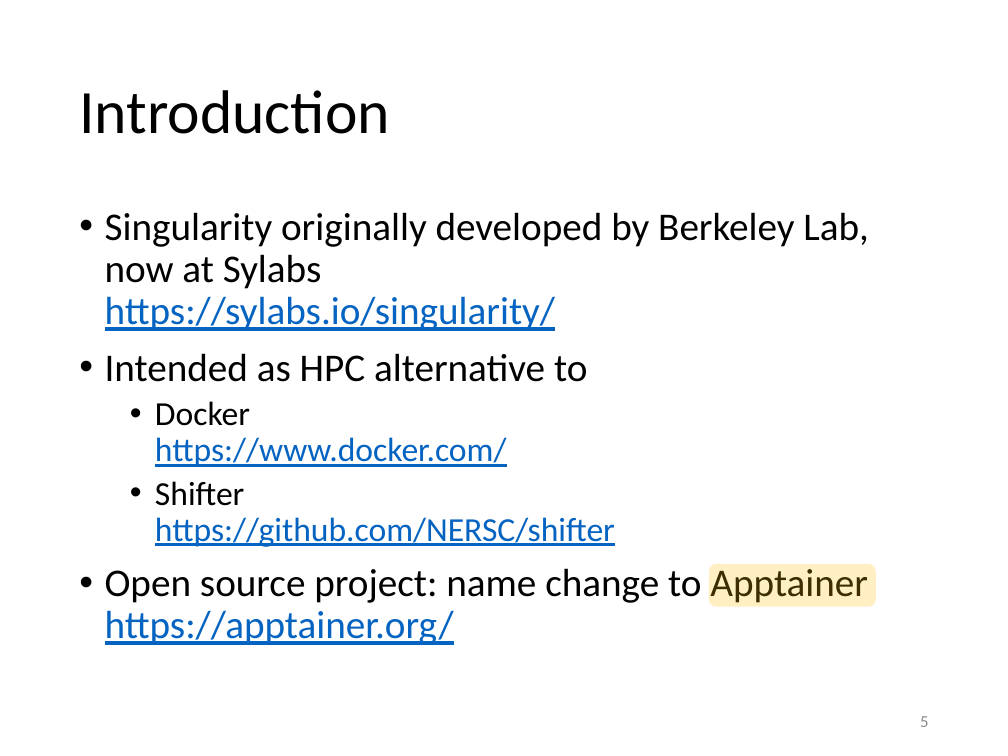
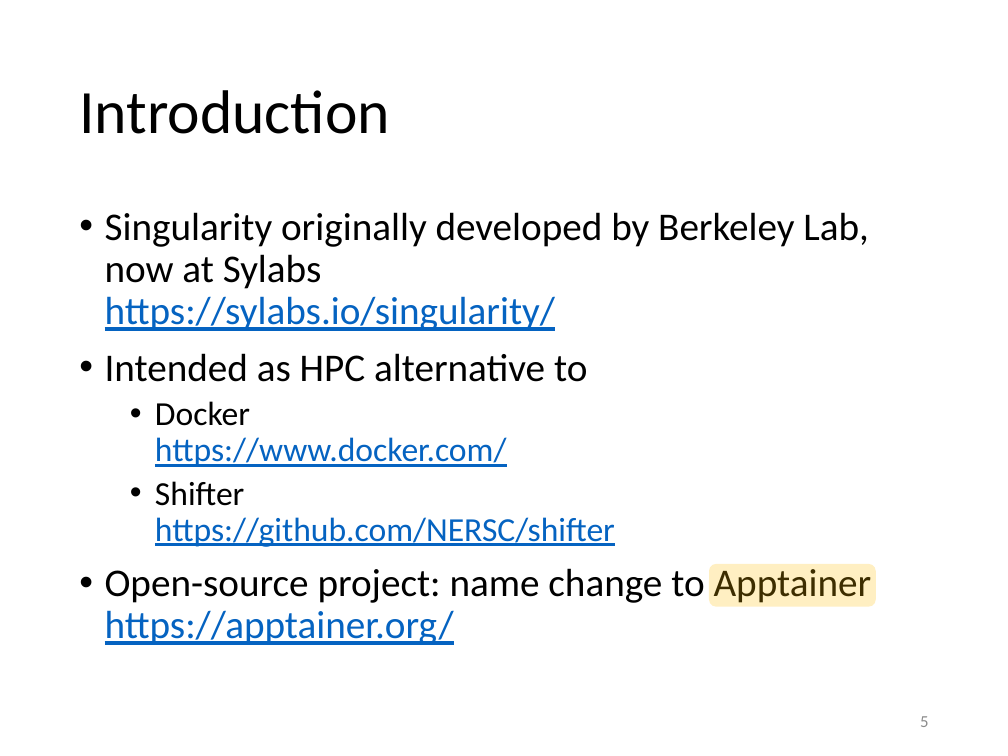
Before and after one commit to gjbex/Containers-for-HPC, a slide deck: slide 5 of containers_for_hpc.pptx. Drawn at 1008x756 pixels with LibreOffice and Linux fonts; fonts in the diff are those of the drawing. Boxes give left, top, right and bottom in pixels: in the first picture for what was removed or moved away, otherwise in the second. Text is boxed around its words. In the diff, an @@ line names an element or a change of style, - is before the commit and + after.

Commit message:
Add logos, fix typos

```diff
--- a/containers_for_hpc.pptx
+++ b/containers_for_hpc.pptx
@@ text at (x1=105, y1=563, x2=872, y2=645): text changed @@
-• Open source project: name change to Apptainer
-  https://apptainer.org/
+• Open-source project: name change to Apptainer
+  https://apptainer.org/
```
Also in this commit, not shown: 3 other slides changed.
